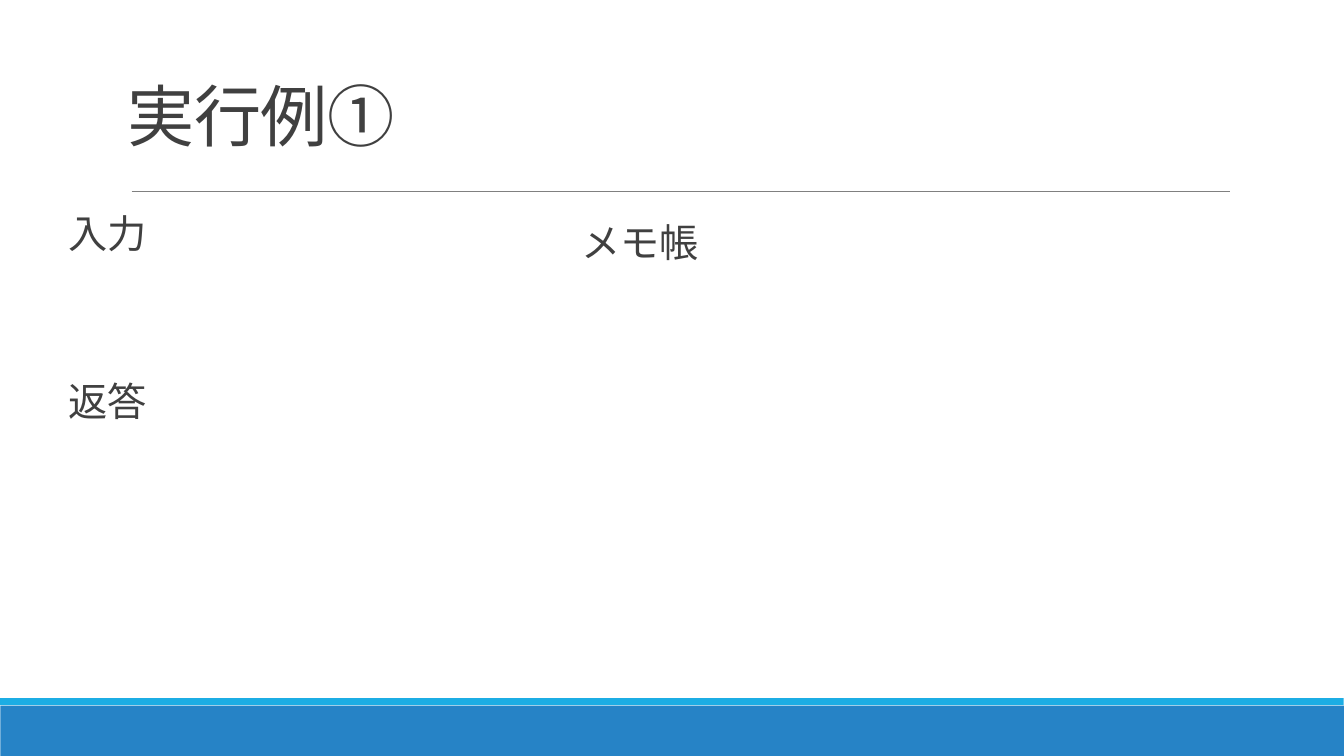
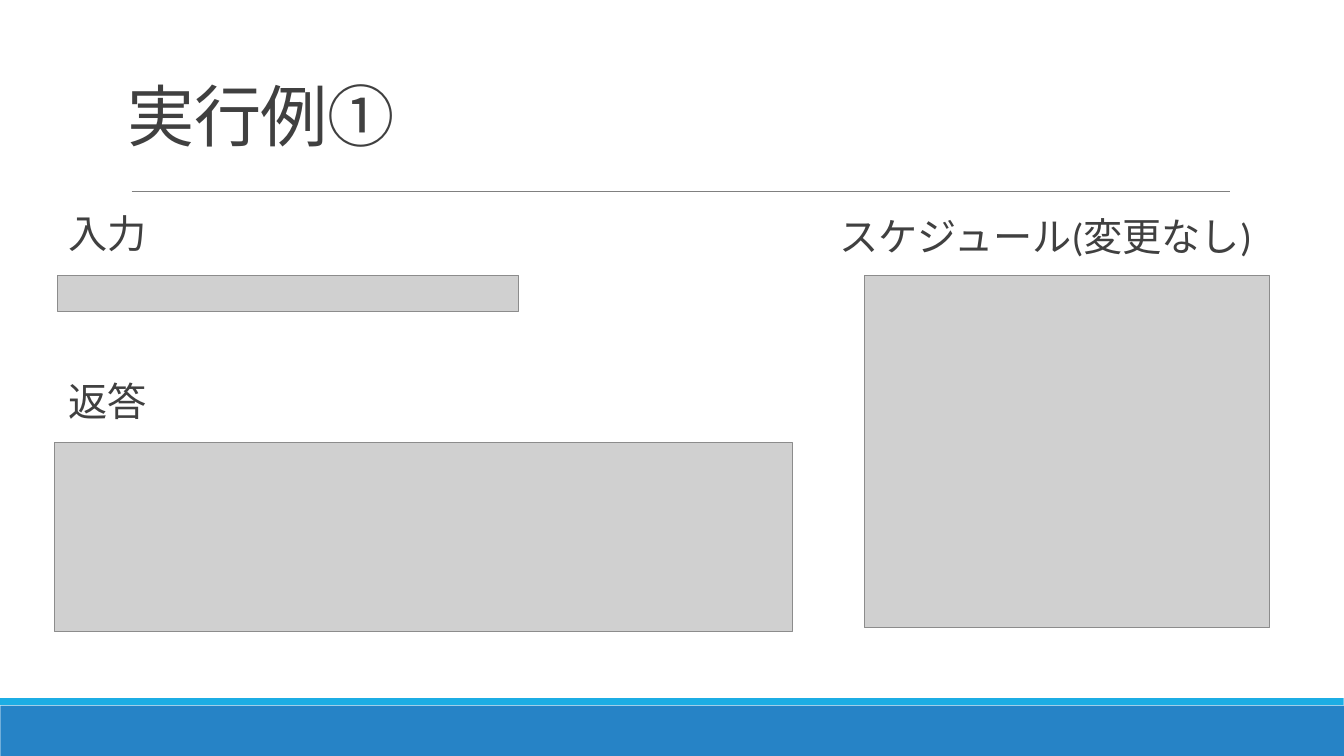
Before and after one commit to kwkm-work/GenerativeAI, a slide deck: slide 4 of 最終課題.pptx. Drawn at 1344x756 pixels with LibreOffice and Linux fonts; fonts in the diff are those of the drawing; grey boxes stand for pictures. Boxes give left, top, right and bottom in pixels: in the first picture for what was removed or moved away, otherwise in the second. Text is boxed around its words. In the diff, an @@ line names an element or a change of style, - is before the commit and + after.

```diff
--- a/最終課題.pptx
+++ b/最終課題.pptx
@@ text at box(840, 218, 1252, 256): text changed @@
-  メモ帳
+  スケジュール(変更なし)
@@ picture added at box(57, 275, 519, 312) @@
@@ picture added at box(865, 275, 1270, 628) @@
@@ picture added at box(54, 443, 792, 632) @@
```
Also in this commit, not shown: 1 slide added, 2 slides removed.
